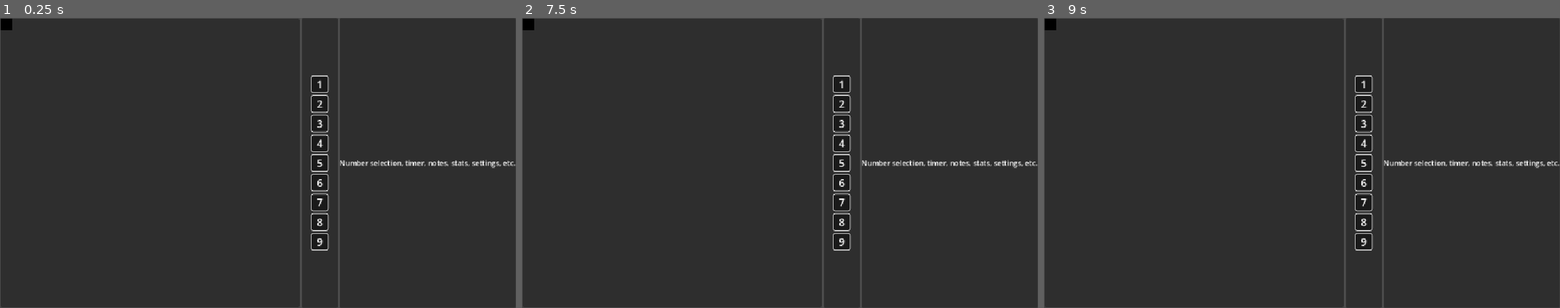
Above: before the commit, frames 1-3 (left to right).
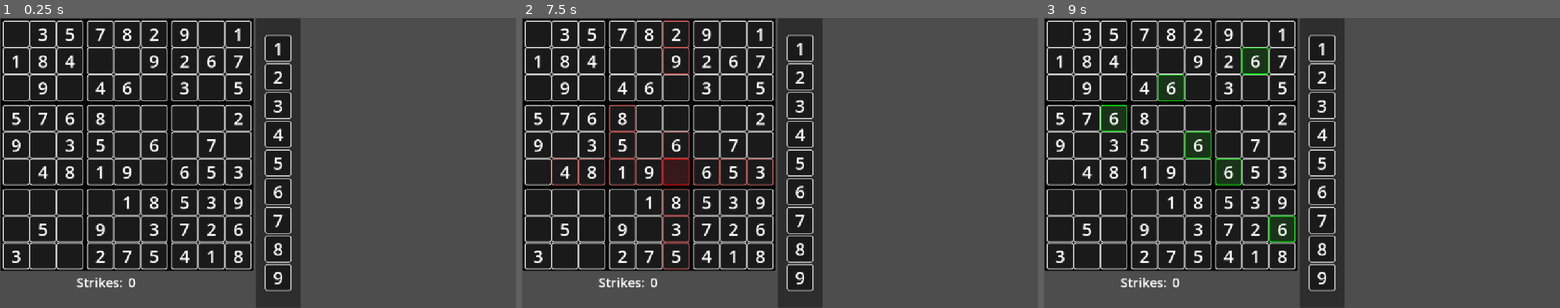
Above: after the commit, the same moments.

Repository: ignacio-w/sudoku
Game: Godot game, scene res://scenes/game.tscn
Same seed, same stepped clock (60 frames per second), same inputs: the game is played once before the commit and once after it.
Inputs (mouse positions are in pixels of both pictures, inside the frame that each line leads up to):
- Up to frame 1 (0.25 s): no input
- Up to frame 2 (7.5 s): tap Enter at 0.5, 2, 3.5 s; move the mouse to (841, 84) at 0.52 s; click (841, 84) at 0.67 s; tap Space (ui_select) at 0.77, 1.25, 1.52, 2.75, 3.02, 3.77, 4.25, 4.52, 6.02, 6.77 s; move the mouse to (841, 105) at 1.27 s; click (841, 105) at 1.42 s; move the mouse to (841, 122) at 2.02 s; click (841, 122) at 2.17 s; move the mouse to (841, 142) at 2.77 s; click (841, 142) at 2.92 s; move the mouse to (841, 163) at 3.52 s; click (841, 163) at 3.67 s; move the mouse to (841, 183) at 4.27 s; click (841, 183) at 4.42 s; move the mouse to (841, 203) at 5.02 s; click (841, 203) at 5.17 s; move the mouse to (841, 221) at 5.77 s; click (841, 221) at 5.92 s; move the mouse to (841, 241) at 6.52 s; click (841, 241) at 6.67 s; move the mouse to (676, 177) at 7.27 s; click (676, 177) at 7.42 s
- Up to frame 3 (9 s): tap Space (ui_select) at 7.52 s; move the mouse to (1353, 99) at 8.02 s; click (1353, 99) at 8.17 s; move the mouse to (1276, 221) at 8.77 s; click (1276, 221) at 8.92 s

The runs differ from the first frame. In frame 1, 60% of the frame differs, in the area x 0-100%, y 0-100%; in frame 2, 60%; in frame 3, 60%.
Error before the commit: Parse Error: Identifier "Sodoku" not declared in the current scope. (res://scenes/ui/board.gd:63)

Commit message:
UI improvements
Hid right panel in UI. Increased sized of UI elements. Clarified comments

Diff:
--- a/scenes/ui/board.gd
+++ b/scenes/ui/board.gd
@@ -7,7 +7,7 @@
 const CELL = preload("uid://dbdear076ofrm")
 const SUB_GRID = preload("uid://csn5uij01jy01")
 var cell_grid: Array[Array] # 2D Array of cell refrences
-var focused_cell: Cell
+var focused_cell: Cell # The last cell currently highlighted and clicked on by user
 
 func _ready() -> void:
 	clear()
@@ -20,10 +20,10 @@
 
 # Creates the board to be displayed on screen. The sodoku board is a 2D array of numbers where
 # each number represents what should be displayed on the board. 0 = NOTHING, 1-9 = 1-9
-func create_visual_board(sodoku_board: Array[Array]):
+func create_visual_board(sudoku_board: Array[Array]):
 	clear()
 	await get_tree().process_frame
-	board = sodoku_board
+	board = sudoku_board
 	cell_grid = []
 	# Create subgrids
 	for grid_i in range(9):
@@ -45,7 +45,7 @@
 			new_cell.cell_selected.connect(_on_cell_selected)
 			new_cell.cell_highlighted.connect(_on_cell_highlighted)
 			new_cell.reset_highlight.connect(clear_highlights)
-			new_cell.set_clue(sodoku_board[row][col], Vector2i(row, col))
+			new_cell.set_clue(sudoku_board[row][col], Vector2i(row, col))
 
 
 ## Takes a cell position ((0, 0) to (8, 8)) and returns the index of the subgrid
@@ -60,7 +60,7 @@
 func _on_cell_selected(selected_cell: Cell):
 	print("Recieved signal from cell at ", str(selected_cell.board_pos))
 	focused_cell = selected_cell
-	var conflict_positions = Sodoku.get_potential_conflict_positions(selected_cell.board_pos)
+	var conflict_positions = Sudoku.get_potential_conflict_positions(selected_cell.board_pos)
 
 	# Highlight potential conflicts, and set all other cells to default
 	for row in cell_grid:
@@ -76,9 +76,9 @@
 
 ## Receives the cell highlighted signal from board cells and updates all other cells as
 ## necessary.
-func _on_cell_highlighted(selected_cell: Cell):
-	var num := selected_cell.value
-	focused_cell = selected_cell
+func _on_cell_highlighted(highlighted_cell: Cell):
+	var num := highlighted_cell.value
+	focused_cell = highlighted_cell
 
 	# Get idential numbers
 	for row in cell_grid:
--- a/scenes/ui/board.tscn
+++ b/scenes/ui/board.tscn
@@ -4,11 +4,8 @@
 [ext_resource type="PackedScene" uid="uid://csn5uij01jy01" path="res://scenes/ui/sub_grid.tscn" id="2_uhup1"]
 
 [node name="Board" type="MarginContainer" unique_id=1119244381]
-anchors_preset = 15
-anchor_right = 1.0
-anchor_bottom = 1.0
-grow_horizontal = 2
-grow_vertical = 2
+offset_right = 386.0
+offset_bottom = 386.0
 size_flags_horizontal = 0
 size_flags_vertical = 0
 theme_override_constants/margin_left = 1
--- a/scenes/ui/cell.tscn
+++ b/scenes/ui/cell.tscn
@@ -15,11 +15,11 @@
 
 [sub_resource type="LabelSettings" id="LabelSettings_yh0nt"]
 line_spacing = -2.0
-font_size = 10
+font_size = 14
 font_color = Color(0.66, 0.66, 0.66, 1)
 
 [node name="Cell" type="PanelContainer" unique_id=7488472]
-custom_minimum_size = Vector2(40, 40)
+custom_minimum_size = Vector2(60, 60)
 offset_right = 40.0
 offset_bottom = 40.0
 theme_override_styles/panel = SubResource("StyleBoxFlat_yh0nt")
@@ -34,7 +34,7 @@
 unique_name_in_owner = true
 layout_mode = 2
 theme_override_colors/font_color = Color(1, 1, 1, 1)
-theme_override_font_sizes/font_size = 24
+theme_override_font_sizes/font_size = 39
 text = "9"
 horizontal_alignment = 1
 vertical_alignment = 1
@@ -50,78 +50,96 @@
 [node name="Label" type="Label" parent="MarginContainer/NotesContainer" unique_id=958222668]
 texture_filter = 1
 layout_mode = 2
+size_flags_horizontal = 3
+size_flags_vertical = 3
 theme_override_constants/line_spacing = -3
 text = "1"
 label_settings = SubResource("LabelSettings_yh0nt")
 horizontal_alignment = 1
 vertical_alignment = 1
 
-[node name="Label2" type="Label" parent="MarginContainer/NotesContainer" unique_id=632856350]
+[node name="Label2" type="Label" parent="MarginContainer/NotesContainer" unique_id=493992127]
 texture_filter = 1
 layout_mode = 2
+size_flags_horizontal = 3
+size_flags_vertical = 3
 theme_override_constants/line_spacing = -3
 text = "2"
 label_settings = SubResource("LabelSettings_yh0nt")
 horizontal_alignment = 1
 vertical_alignment = 1
 
-[node name="Label3" type="Label" parent="MarginContainer/NotesContainer" unique_id=788235586]
+[node name="Label3" type="Label" parent="MarginContainer/NotesContainer" unique_id=765701669]
 texture_filter = 1
 layout_mode = 2
+size_flags_horizontal = 3
+size_flags_vertical = 3
 theme_override_constants/line_spacing = -3
 text = "3"
 label_settings = SubResource("LabelSettings_yh0nt")
 horizontal_alignment = 1
 vertical_alignment = 1
 
-[node name="Label4" type="Label" parent="MarginContainer/NotesContainer" unique_id=1130420351]
+[node name="Label4" type="Label" parent="MarginContainer/NotesContainer" unique_id=1664336624]
 texture_filter = 1
 layout_mode = 2
+size_flags_horizontal = 3
+size_flags_vertical = 3
 theme_override_constants/line_spacing = -3
 text = "4"
 label_settings = SubResource("LabelSettings_yh0nt")
 horizontal_alignment = 1
 vertical_alignment = 1
 
-[node name="Label5" type="Label" parent="MarginContainer/NotesContainer" unique_id=1681202304]
+[node name="Label5" type="Label" parent="MarginContainer/NotesContainer" unique_id=811348541]
 texture_filter = 1
 layout_mode = 2
+size_flags_horizontal = 3
+size_flags_vertical = 3
 theme_override_constants/line_spacing = -3
 text = "5"
 label_settings = SubResource("LabelSettings_yh0nt")
 horizontal_alignment = 1
 vertical_alignment = 1
 
-[node name="Label6" type="Label" parent="MarginContainer/NotesContainer" unique_id=695268365]
+[node name="Label6" type="Label" parent="MarginContainer/NotesContainer" unique_id=1377797044]
 texture_filter = 1
 layout_mode = 2
+size_flags_horizontal = 3
+size_flags_vertical = 3
 theme_override_constants/line_spacing = -3
 text = "6"
 label_settings = SubResource("LabelSettings_yh0nt")
 horizontal_alignment = 1
 vertical_alignment = 1
 
-[node name="Label7" type="Label" parent="MarginContainer/NotesContainer" unique_id=355131879]
+[node name="Label7" type="Label" parent="MarginContainer/NotesContainer" unique_id=343124412]
 texture_filter = 1
 layout_mode = 2
+size_flags_horizontal = 3
+size_flags_vertical = 3
 theme_override_constants/line_spacing = -3
 text = "7"
 label_settings = SubResource("LabelSettings_yh0nt")
 horizontal_alignment = 1
 vertical_alignment = 1
 
-[node name="Label8" type="Label" parent="MarginContainer/NotesContainer" unique_id=2134131570]
+[node name="Label8" type="Label" parent="MarginContainer/NotesContainer" unique_id=11761589]
 texture_filter = 1
 layout_mode = 2
+size_flags_horizontal = 3
+size_flags_vertical = 3
 theme_override_constants/line_spacing = -3
 text = "8"
 label_settings = SubResource("LabelSettings_yh0nt")
 horizontal_alignment = 1
 vertical_alignment = 1
 
-[node name="Label9" type="Label" parent="MarginContainer/NotesContainer" unique_id=357424735]
+[node name="Label9" type="Label" parent="MarginContainer/NotesContainer" unique_id=824881561]
 texture_filter = 1
 layout_mode = 2
+size_flags_horizontal = 3
+size_flags_vertical = 3
 theme_override_constants/line_spacing = -3
 text = "9"
 label_settings = SubResource("LabelSettings_yh0nt")
--- a/scenes/ui/gameui.gd
+++ b/scenes/ui/gameui.gd
@@ -2,9 +2,15 @@
 
 @onready var board: MarginContainer = %Board
 @onready var number_selector: GridContainer = %NumberSelector
+@onready var strike_number: Label = %StrikeNumber
 const NUMBER_BUTTON = preload("uid://lvsotrxoqrq6")
 
+var strikes: int
+signal number_input(board_pos: Vector2i, num: int)
+
 func _ready() -> void:
+	strikes = 0
+	strike_number.text = str(strikes)
 	GameEvents.cell_value_changed.connect(_on_cell_value_changed)
 	for child in number_selector.get_children():
 		child.queue_free()
@@ -27,40 +33,34 @@
 	board.create_visual_board(board_array)
 
 
+func increment_strikes():
+	strikes += 1
+	strike_number.text = str(strikes)
+
+
+
 ## Receives the number button clicked signal from number buttons. The argument
-## is the number button that emitted the signal. Checks if button is disabled
-## before setting the value of the focused cell.
+## is the number button that emitted the signal. Sends input to game to
+## determine how to handle input.
 func _on_num_button_clicked(num_button: NumberButton) -> void:
 	print("Received signal")
 
-	# Get selected cell (if any)
-	var f_cell: Cell = board.focused_cell
-	# Make sure focused cell is able to accept input
-	if f_cell == null or f_cell.is_clue: return
+	var focused_cell: Cell = board.focused_cell
+
+	# Check if a cell is foucsed
+	if focused_cell == null: return
+
+	var board_pos: Vector2i = focused_cell.board_pos
+	var num: int = num_button.value
+	## Tell game to handle input; emit a signal to Game
+	number_input.emit(board_pos, num)
+	## Delete everything below
+
 
 	# Check if number button is disabled
 	if num_button.is_enabled:
 		# Put value in selected cell
-		f_cell.set_value(num_button.value)
-
-
-## Sets the value of a selected cell to the player's keyboard input. Handles
-## checks to see if the number can be placed.
-func _unhandled_key_input(event: InputEvent) -> void:
-	var cell: Cell = board.focused_cell
-	if cell == null or cell.state != Cell.CellState.SELECTED: return
-	if not event.is_pressed() or event.is_echo(): return
-
-	var key_event = event as InputEventKey
-	var num = int(char(key_event.unicode)) # 0 if 0 or not a number
-	if num != 0:
-		# Get corresponding number button; check if enabled to place
-		for button in number_selector.get_children():
-			if (button as NumberButton).value == num:
-				if (button as NumberButton).is_enabled:
-					cell.set_value(num)
-				break
-		get_viewport().set_input_as_handled()
+		focused_cell.set_value(num_button.value)
 
 
 ## Receives the cell_value_changed signal from the GameEvents autoload (cells).
--- a/scenes/ui/gameui.tscn
+++ b/scenes/ui/gameui.tscn
@@ -23,19 +23,27 @@
 
 [node name="VBoxContainer" type="VBoxContainer" parent="MarginContainer/HBoxContainer" unique_id=462873795]
 layout_mode = 2
-size_flags_horizontal = 3
 
 [node name="Board" parent="MarginContainer/HBoxContainer/VBoxContainer" unique_id=637133488 instance=ExtResource("1_jscc3")]
 unique_name_in_owner = true
 layout_mode = 2
-size_flags_horizontal = 1
-size_flags_vertical = 3
 
-[node name="Label" type="Label" parent="MarginContainer/HBoxContainer/VBoxContainer" unique_id=1055564723]
-visible = false
+[node name="HBoxContainer" type="HBoxContainer" parent="MarginContainer/HBoxContainer/VBoxContainer" unique_id=1852151977]
 layout_mode = 2
-text = "Sodoku"
-horizontal_alignment = 1
+
+[node name="Strikes" type="Label" parent="MarginContainer/HBoxContainer/VBoxContainer/HBoxContainer" unique_id=1760514272]
+layout_mode = 2
+size_flags_horizontal = 3
+theme_override_font_sizes/font_size = 29
+text = "Strikes: "
+horizontal_alignment = 2
+
+[node name="StrikeNumber" type="Label" parent="MarginContainer/HBoxContainer/VBoxContainer/HBoxContainer" unique_id=2121059670]
+unique_name_in_owner = true
+layout_mode = 2
+size_flags_horizontal = 3
+theme_override_font_sizes/font_size = 29
+text = "0"
 
 [node name="SelectorPanelContainer" type="PanelContainer" parent="MarginContainer/HBoxContainer" unique_id=1549296339]
 layout_mode = 2
@@ -79,6 +87,7 @@
 layout_mode = 2
 
 [node name="PanelContainer2" type="PanelContainer" parent="MarginContainer/HBoxContainer" unique_id=228835721]
+visible = false
 layout_mode = 2
 
 [node name="Label" type="Label" parent="MarginContainer/HBoxContainer/PanelContainer2" unique_id=1834291366]
--- a/scenes/ui/number_button.gd
+++ b/scenes/ui/number_button.gd
@@ -5,12 +5,17 @@
 
 var value: int
 var is_enabled: bool # Purely cosmetic, doesn't change functionality
+var styleboxes: Dictionary[String, StyleBoxFlat]
 
 signal number_button_clicked(num: NumberButton)
 
 
 func _ready() -> void:
 	is_enabled = true
+	styleboxes["default"] = get_theme_stylebox("panel")
+	var stylebox: StyleBoxFlat = get_theme_stylebox("panel").duplicate(true)
+	stylebox.bg_color = Color("303030")
+	styleboxes["clicked"] = stylebox
 
 
 func set_value(val: int) -> void:
@@ -35,8 +40,32 @@
 		custom_minimum_size.x = size.y
 
 
-## Receives GUI input events
+## Receives GUI input events. Emits the number_button_clicked signal
+## when clicked.
 func _on_gui_input(event: InputEvent) -> void:
 	if event.is_action_pressed("ui_select"):
 		print("Number input received! ", str(value))
 		number_button_clicked.emit(self)
+
+
+## When a valid number key is pressed, emits the number_button_clicked signal
+## as if they had selected a number button.
+func _unhandled_key_input(event: InputEvent) -> void:
+	if not event.is_pressed() or event.is_echo(): return
+
+	var key_event = event as InputEventKey
+	var num := int(char(key_event.unicode)) if key_event.unicode != 0 else 0
+	if num == value:
+		print("Number input received! ", str(value))
+		number_button_clicked.emit(self)
+		get_viewport().set_input_as_handled()
+
+
+func _on_mouse_entered() -> void:
+	remove_theme_stylebox_override("panel")
+	add_theme_stylebox_override("panel", styleboxes["clicked"])
+
+
+func _on_mouse_exited() -> void:
+	remove_theme_stylebox_override("panel")
+	add_theme_stylebox_override("panel", styleboxes["default"])
--- a/scenes/ui/number_button.tscn
+++ b/scenes/ui/number_button.tscn
@@ -14,7 +14,7 @@
 corner_radius_bottom_left = 5
 
 [node name="NumberButton" type="PanelContainer" unique_id=7488472]
-custom_minimum_size = Vector2(40, 40)
+custom_minimum_size = Vector2(60, 60)
 offset_right = 40.0
 offset_bottom = 40.0
 theme_override_styles/panel = SubResource("StyleBoxFlat_yh0nt")
@@ -29,10 +29,12 @@
 unique_name_in_owner = true
 layout_mode = 2
 theme_override_colors/font_color = Color(1, 1, 1, 1)
-theme_override_font_sizes/font_size = 24
+theme_override_font_sizes/font_size = 39
 text = "9"
 horizontal_alignment = 1
 vertical_alignment = 1
 
 [connection signal="gui_input" from="." to="." method="_on_gui_input"]
+[connection signal="mouse_entered" from="." to="." method="_on_mouse_entered"]
+[connection signal="mouse_exited" from="." to="." method="_on_mouse_exited"]
 [connection signal="resized" from="." to="." method="_force_square"]
--- a/scripts/game_events.gd
+++ b/scripts/game_events.gd
@@ -8,7 +8,6 @@
 	pass # Replace with function body.
 
 
-## Called by cells when the value inside of them changes. Currently sends to
-## Main.
+## Called by cells when the value inside of them changes.
 func emit_cell_value_changed(cell: Cell):
 	cell_value_changed.emit(cell)
